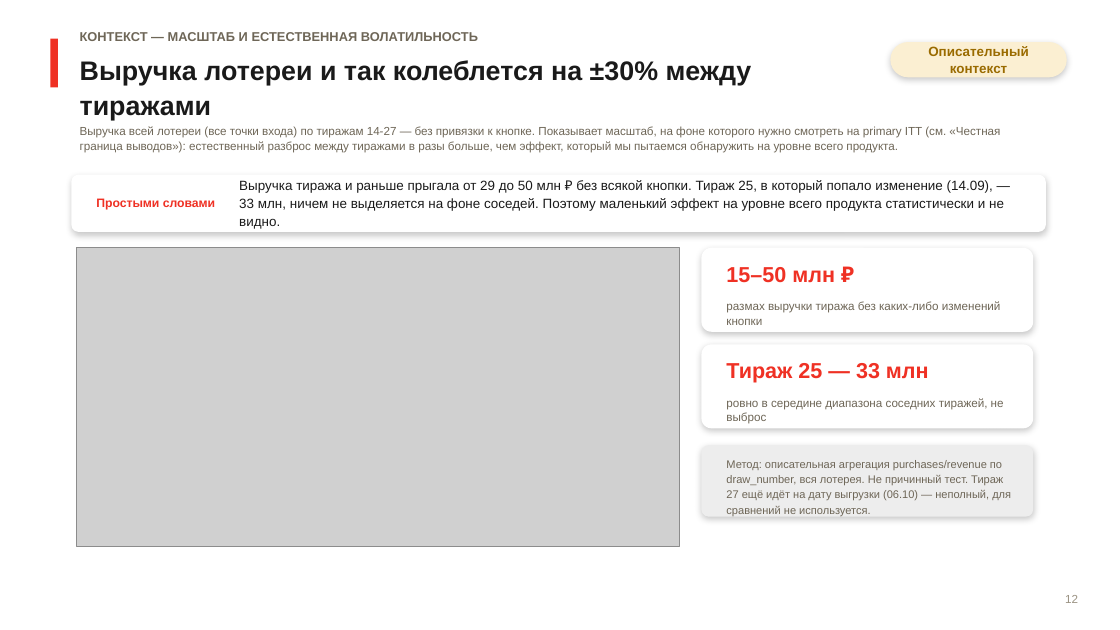
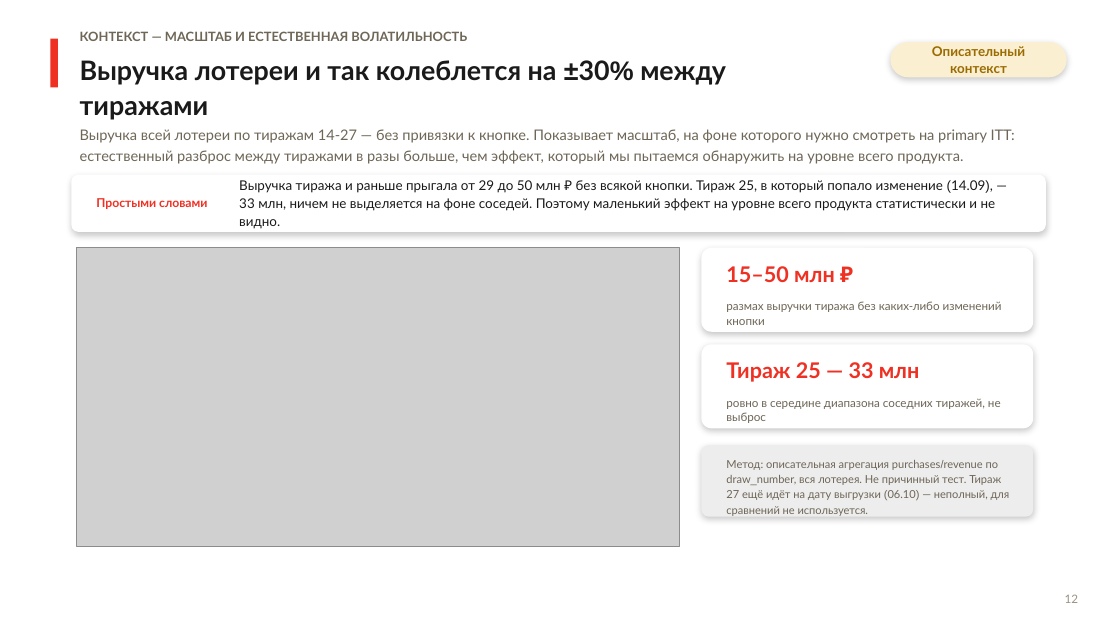
Before and after one commit to mazur162/mazur162, a slide deck: slide 13 of reports/alfa-mania-buybutton-presentation-v2-fixed.pptx. Drawn at 1120x630 pixels with LibreOffice and Linux fonts; fonts in the diff are those of the drawing; grey boxes stand for pictures. Boxes give left, top, right and bottom in pixels: in the first picture for what was removed or moved away, otherwise in the second. Text is boxed around its words. In the diff, an @@ line names an element or a change of style, - is before the commit and + after.

```diff
--- a/reports/alfa-mania-buybutton-presentation-v2-fixed.pptx
+++ b/reports/alfa-mania-buybutton-presentation-v2-fixed.pptx
@@ text at (80,129,1015,164): text changed; size 10 to 12.5 pt; font Arial to Lato @@
-Выручка всей лотереи (все точки входа) по тиражам 14-27 — без привязки к кнопке. Показывает масштаб, на фоне которого нужно смотреть на primary ITT (см. «Честная граница выводов»): естественный разброс между тиражами в разы больше, чем эффект, который мы пытаемся обнаружить на уровне всего продукта.
+Выручка всей лотереи по тиражам 14-27 — без привязки к кнопке. Показывает масштаб, на фоне которого нужно смотреть на primary ITT: естественный разброс между тиражами в разы больше, чем эффект, который мы пытаемся обнаружить на уровне всего продукта.
@@ text "15–50 млн ₽" at (726,266,835,282): font Arial to Lato in "15–50 млн" @@
@@ font Arial to Lato in 10 elements at (80,31,467,41), (80,60,726,120), (891,42,1067,77), (96,198,207,209), (239,180,996,229), (726,301,1002,325), (726,362,920,382), (726,398,1001,423), (726,460,1010,516), (1065,594,1078,603) @@
```
Also in this commit, not shown: 14 other slides changed.
